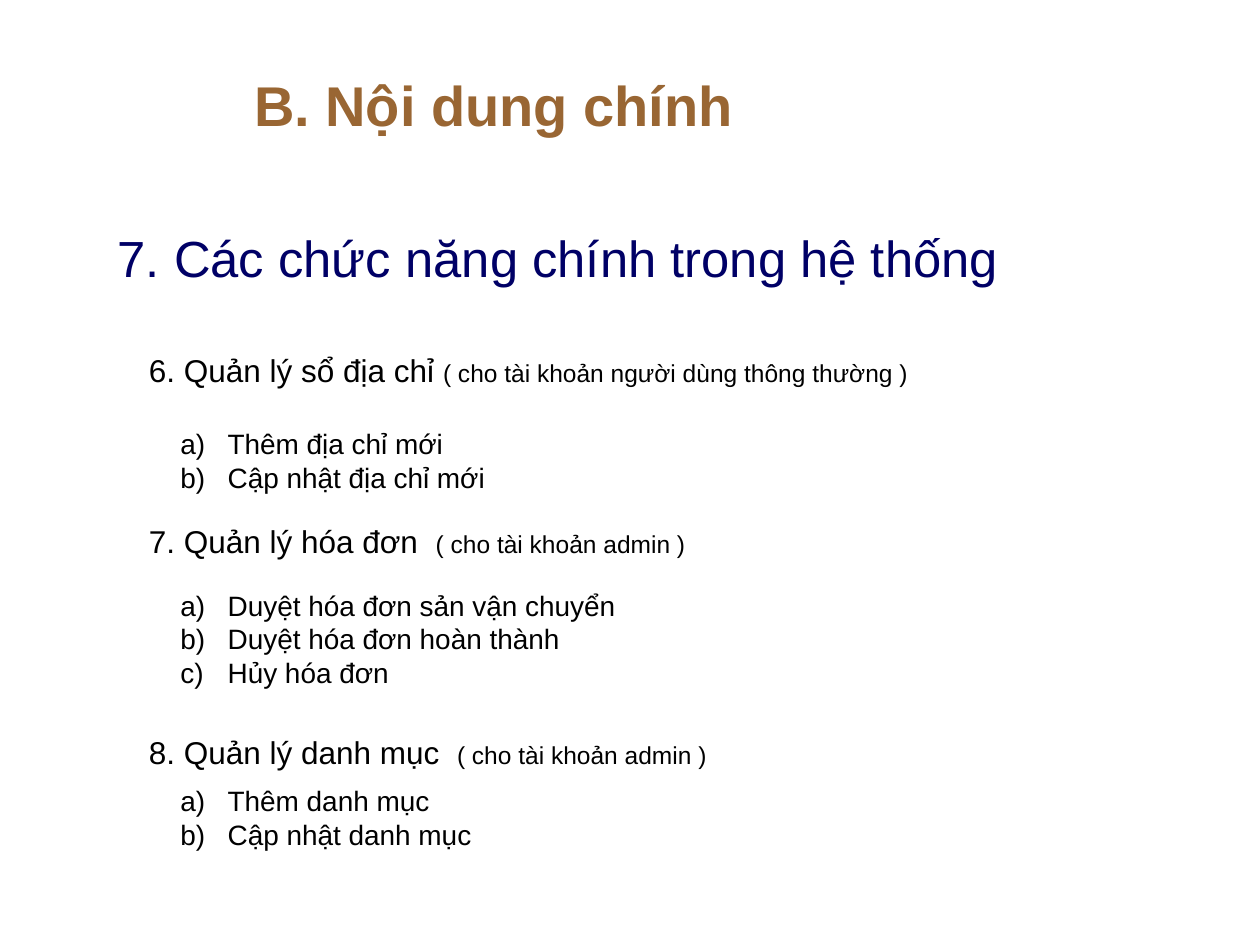
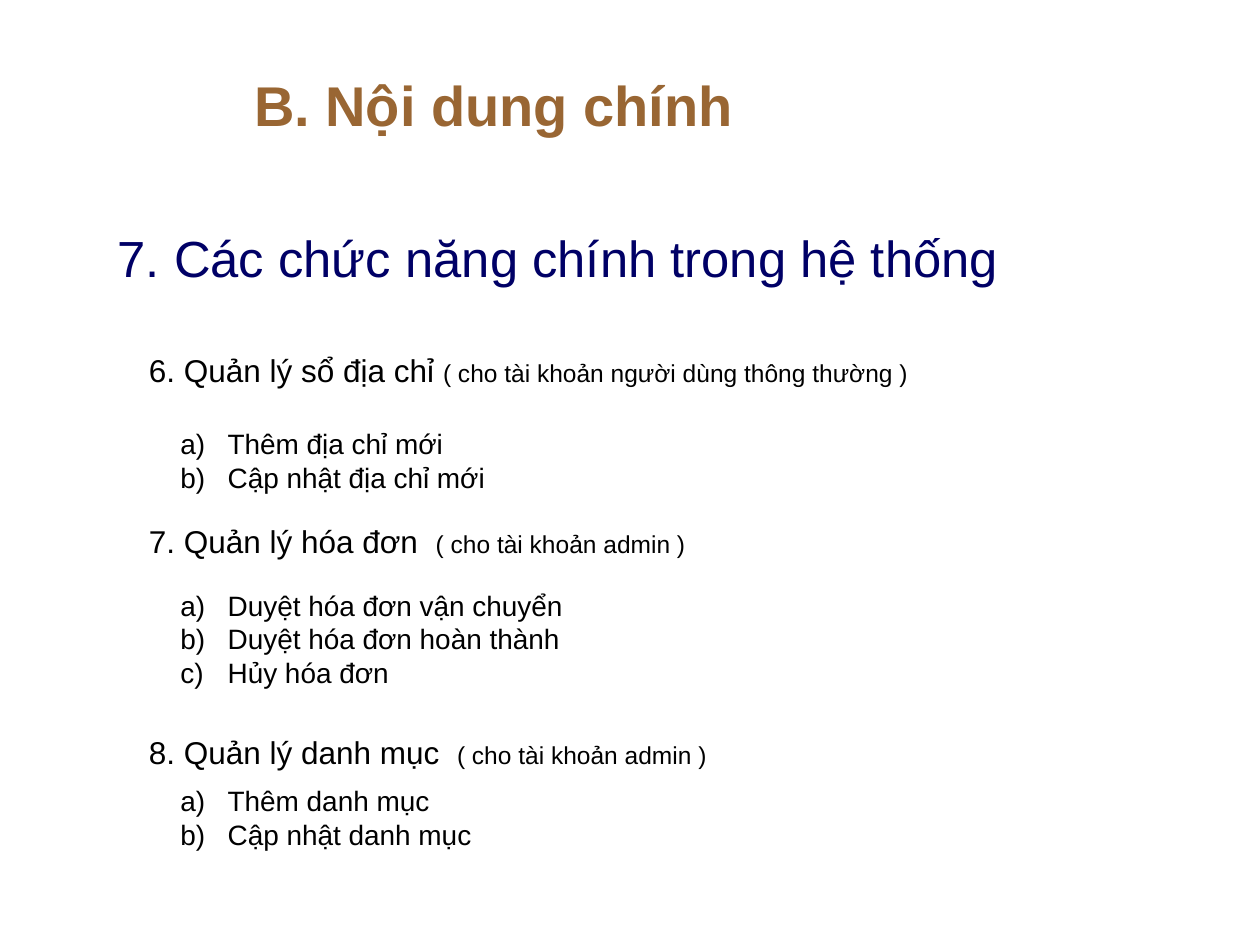
Before and after one commit to khanhpro1996ct/luanvanTN, a slide deck: slide 25 of SlideBaoCaoLVTN_NguyenQuocKhanh.pptx. Drawn at 1260x945 pixels with LibreOffice and Linux fonts; fonts in the diff are those of the drawing; background and template pictures are left out. Boxes give left, top, right and bottom in pixels: in the first picture for what was removed or moved away, otherwise in the second. Text is boxed around its words. In the diff, an @@ line names an element or a change of style, - is before the commit and + after.

```diff
--- a/SlideBaoCaoLVTN_NguyenQuocKhanh.pptx
+++ b/SlideBaoCaoLVTN_NguyenQuocKhanh.pptx
@@ text at bbox=[228, 594, 562, 621]: text changed @@
-a) Duyệt hóa đơn sản vận chuyển
+a) Duyệt hóa đơn vận chuyển
```
Also in this commit, not shown: 2 other slides changed, 23 other files.
